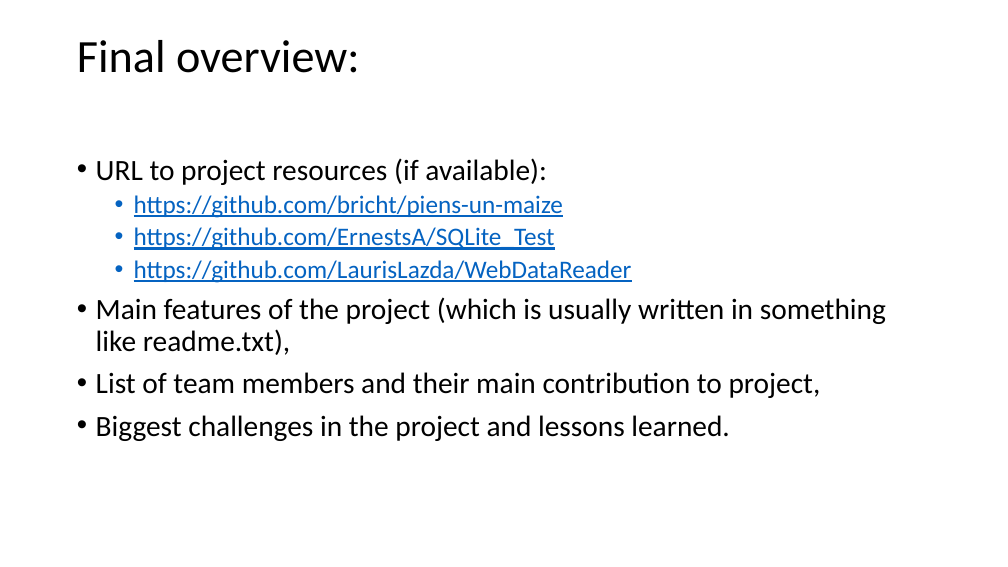
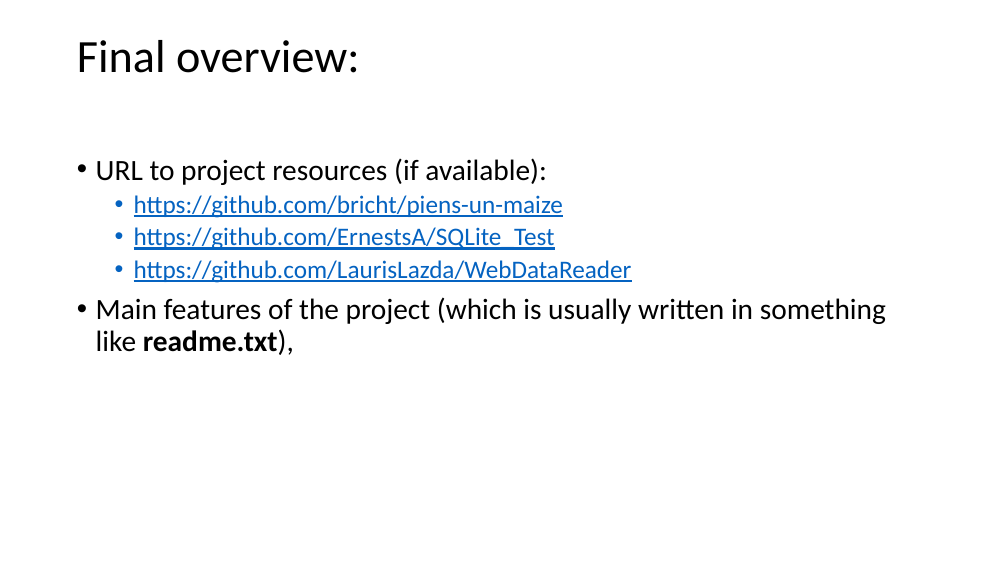
Before and after one commit to bricht/piens-un-maize, a slide deck: slide 7 of presentation/MilknBread.pptx (slide 11 before the commit). Drawn at 1008x567 pixels with LibreOffice and Linux fonts; fonts in the diff are those of the drawing. Boxes give left, top, right and bottom in pixels: in the first picture for what was removed or moved away, otherwise in the second. Text is boxed around its words. In the diff, an @@ line names an element or a change of style, - is before the commit and + after.

```diff
--- a/presentation/MilknBread.pptx
+++ b/presentation/MilknBread.pptx
@@ text at (x1=96, y1=297, x2=886, y2=355): bold on in "readme.txt)," @@
@@ text at (x1=96, y1=372, x2=821, y2=441): paragraphs removed @@
-• List of team members and their main contribution to project,
-• Biggest challenges in the project and lessons learned.
```
Also in this commit, not shown: 7 other slides changed, 2 slides added, 4 slides removed.
